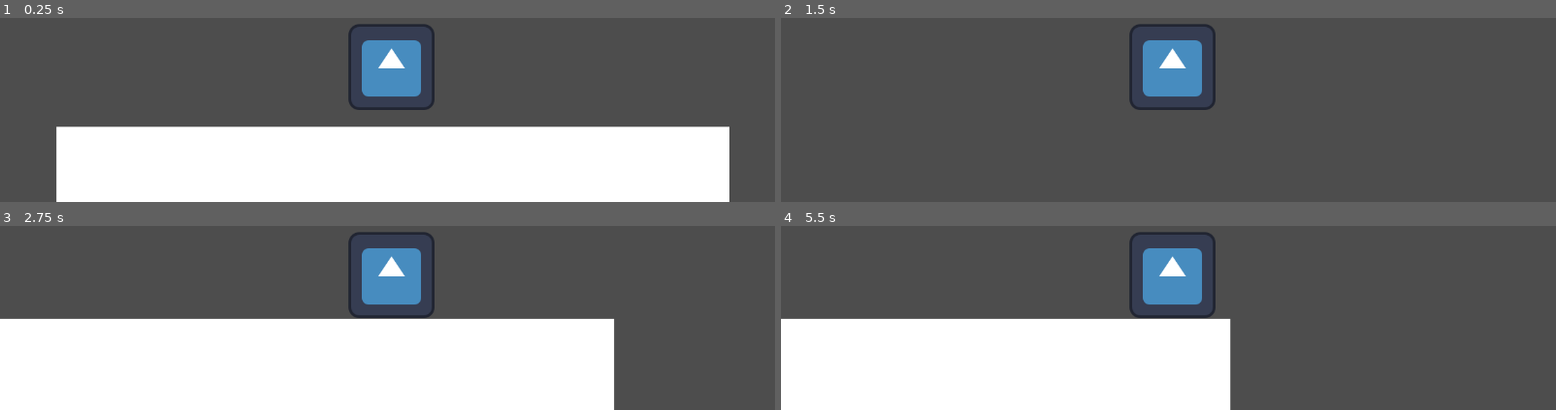
Above: before the commit, frames 1-4 (two rows, left to right).
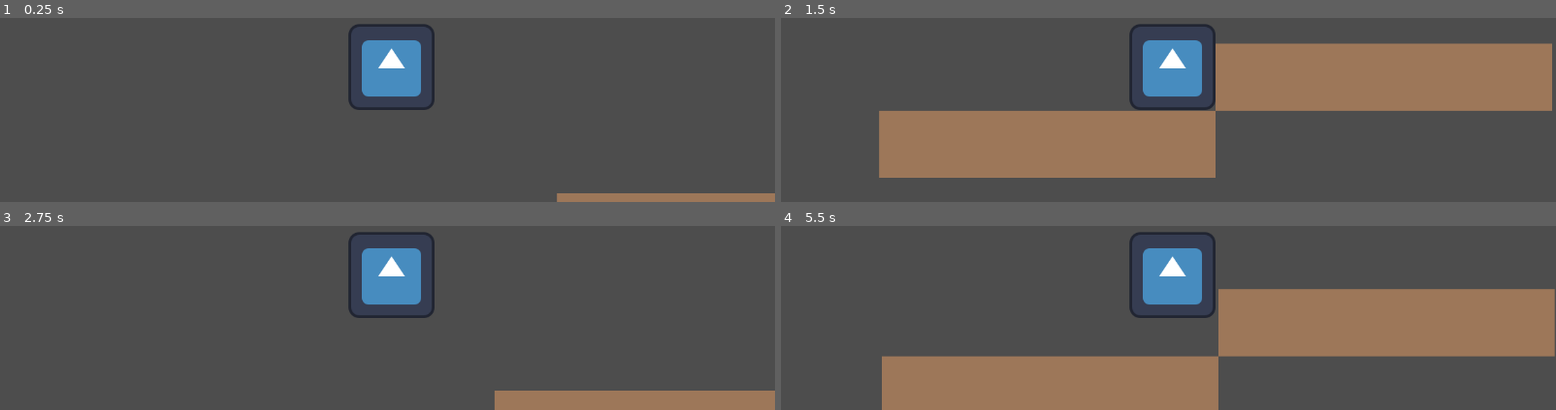
Above: after the commit, the same moments.

Repository: ToxicRainStudios/PP-Game-Jam
Game: Godot game, scene res://scenes/world.tscn
The game is run twice, just before and just after one commit, with the same random seed, the same clock (stepped at 60 frames per second) and the same inputs. The engine's default icon, where the game draws it, is replaced by a stand-in: a white triangle on a blue panel in a dark square.
Inputs:
- Up to frame 1 (0.25 s): no input
- Up to frame 2 (1.5 s): hold D (move_right) from 0.53 s (still down); tap Space (jump) at 0.77 s
- Up to frame 3 (2.75 s): tap Space (jump) at 1.52 s; release D (move_right) at 2.03 s; hold A (move_left) from 2.03 s (still down)
- Up to frame 4 (5.5 s): release A (move_left) at 2.78 s; hold D (move_right) 2.78-4.28 s; tap Space (jump) at 3.02, 3.77, 4.52 s; hold A (move_left) 4.28-5.03 s; hold D (move_right) from 5.03 s (still down)

The runs differ from the first frame. In frame 1, 36% of the frame differs, in the area x 7-100%, y 58-100%; in frame 2, 32%; in frame 3, 41%; in frame 4, 44%, in the area x 0-100%, y 34-100%.

Commit message:
platforms

Diff:
--- /dev/null
+++ b/scenes/platform.tscn
@@ -0,0 +1,16 @@
+[gd_scene load_steps=2 format=3 uid="uid://8kcs2i0m47g6"]
+
+[sub_resource type="RectangleShape2D" id="RectangleShape2D_ba0x2"]
+size = Vector2(500, 100)
+
+[node name="Platform" type="StaticBody2D"]
+
+[node name="CollisionShape2D" type="CollisionShape2D" parent="."]
+position = Vector2(1, 0)
+shape = SubResource("RectangleShape2D_ba0x2")
+
+[node name="ColorRect" type="ColorRect" parent="."]
+offset_left = -249.0
+offset_top = -50.0
+offset_right = -209.0
+offset_bottom = -10.0
--- a/scenes/world.tscn
+++ b/scenes/world.tscn
@@ -1,23 +1,24 @@
 [gd_scene load_steps=4 format=3 uid="uid://b1lf3r0gb61lt"]
 
 [ext_resource type="PackedScene" uid="uid://dksy06q8yt0et" path="res://scenes/player.tscn" id="1_nnsk1"]
-
-[sub_resource type="QuadMesh" id="QuadMesh_nnsk1"]
-size = Vector2(1000, 150)
-
-[sub_resource type="RectangleShape2D" id="RectangleShape2D_rwgxs"]
-size = Vector2(1002, 150)
+[ext_resource type="PackedScene" uid="uid://8kcs2i0m47g6" path="res://scenes/platform.tscn" id="2_rwgxs"]
+[ext_resource type="Script" uid="uid://dm8iojaxa48k6" path="res://scripts/platform.gd" id="3_4wyf3"]
 
 [node name="World" type="Node2D"]
 
 [node name="player" parent="." instance=ExtResource("1_nnsk1")]
+position = Vector2(-10, -217)
 
-[node name="Platform" type="StaticBody2D" parent="."]
+[node name="Platform" parent="." instance=ExtResource("2_rwgxs")]
+position = Vector2(-15, 139)
+script = ExtResource("3_4wyf3")
+platform_width = 500.0
+platform_height = 100.0
+platform_color = Color(0.613881, 0.46537, 0.349869, 1)
 
-[node name="MeshInstance2D" type="MeshInstance2D" parent="Platform"]
-position = Vector2(2, 182)
-mesh = SubResource("QuadMesh_nnsk1")
-
-[node name="CollisionShape2D" type="CollisionShape2D" parent="Platform"]
-position = Vector2(1, 182)
-shape = SubResource("RectangleShape2D_rwgxs")
+[node name="Platform2" parent="." instance=ExtResource("2_rwgxs")]
+position = Vector2(485, 39)
+script = ExtResource("3_4wyf3")
+platform_width = 500.0
+platform_height = 100.0
+platform_color = Color(0.613881, 0.46537, 0.349869, 1)
--- /dev/null
+++ b/scripts/platform.gd
@@ -0,0 +1,46 @@
+@tool
+extends StaticBody2D
+
+@onready var color_rect: ColorRect = $ColorRect
+@onready var collision_shape: CollisionShape2D = $CollisionShape2D
+
+var _platform_width := 200.0
+@export var platform_width: float:
+	get: return _platform_width
+	set(value):
+		_platform_width = value
+		_update_platform()
+
+var _platform_height := 40.0
+@export var platform_height: float:
+	get: return _platform_height
+	set(value):
+		_platform_height = value
+		_update_platform()
+
+var _platform_color := Color(0.4, 0.4, 1.0)
+@export var platform_color: Color:
+	get: return _platform_color
+	set(value):
+		_platform_color = value
+		_update_platform()
+
+func _ready():
+	_update_platform()
+
+func _update_platform():
+	var size = Vector2(platform_width, platform_height)
+
+	# Update ColorRect
+	if color_rect:
+		color_rect.size = size
+		color_rect.color = platform_color
+
+	# Update or create RectangleShape2D
+	if collision_shape:
+		var shape = collision_shape.shape
+		if shape == null or not shape is RectangleShape2D:
+			shape = RectangleShape2D.new()
+			collision_shape.shape = shape
+
+		shape.extents = size / 2.0
Not shown, added: scripts/platform.gd.uid
